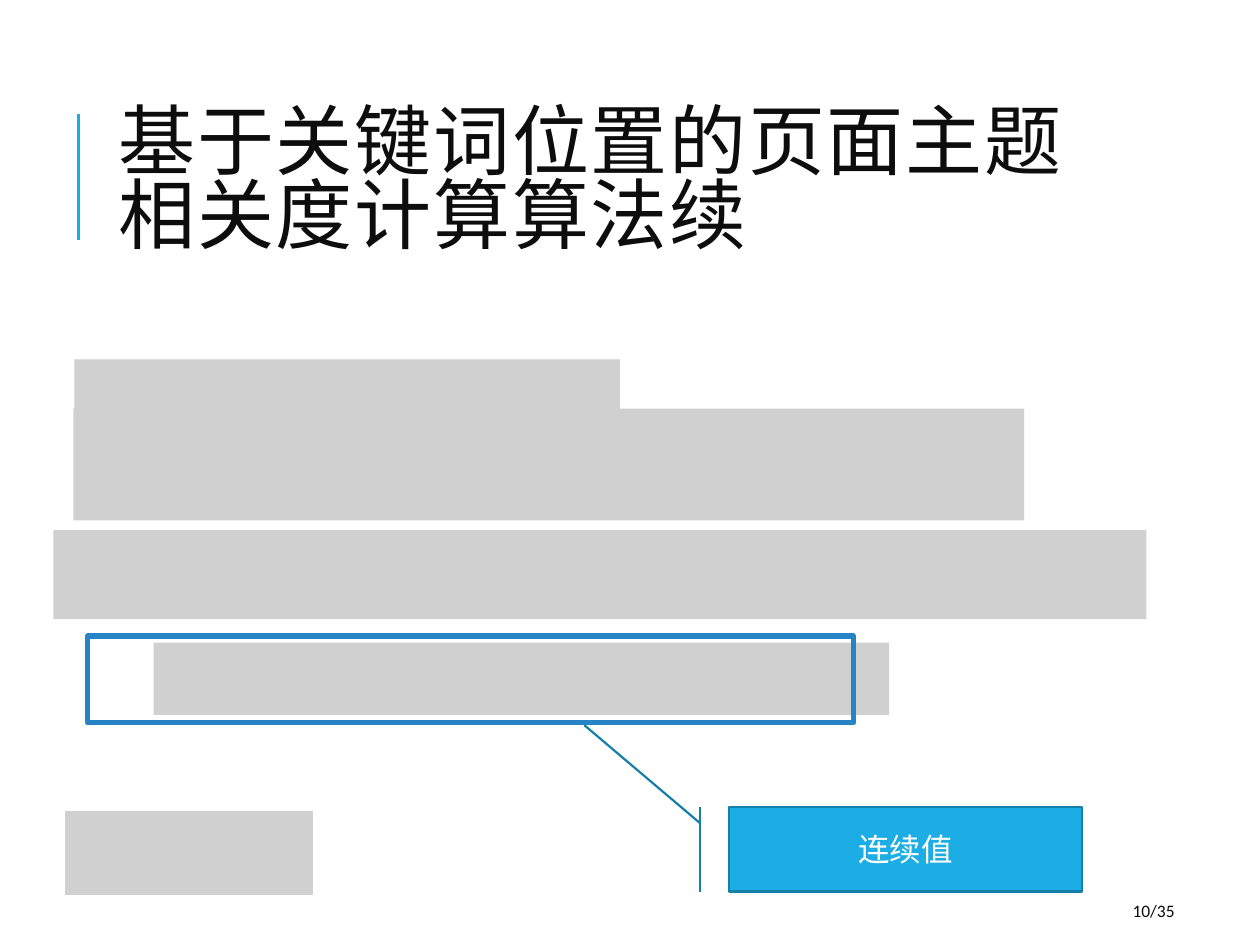
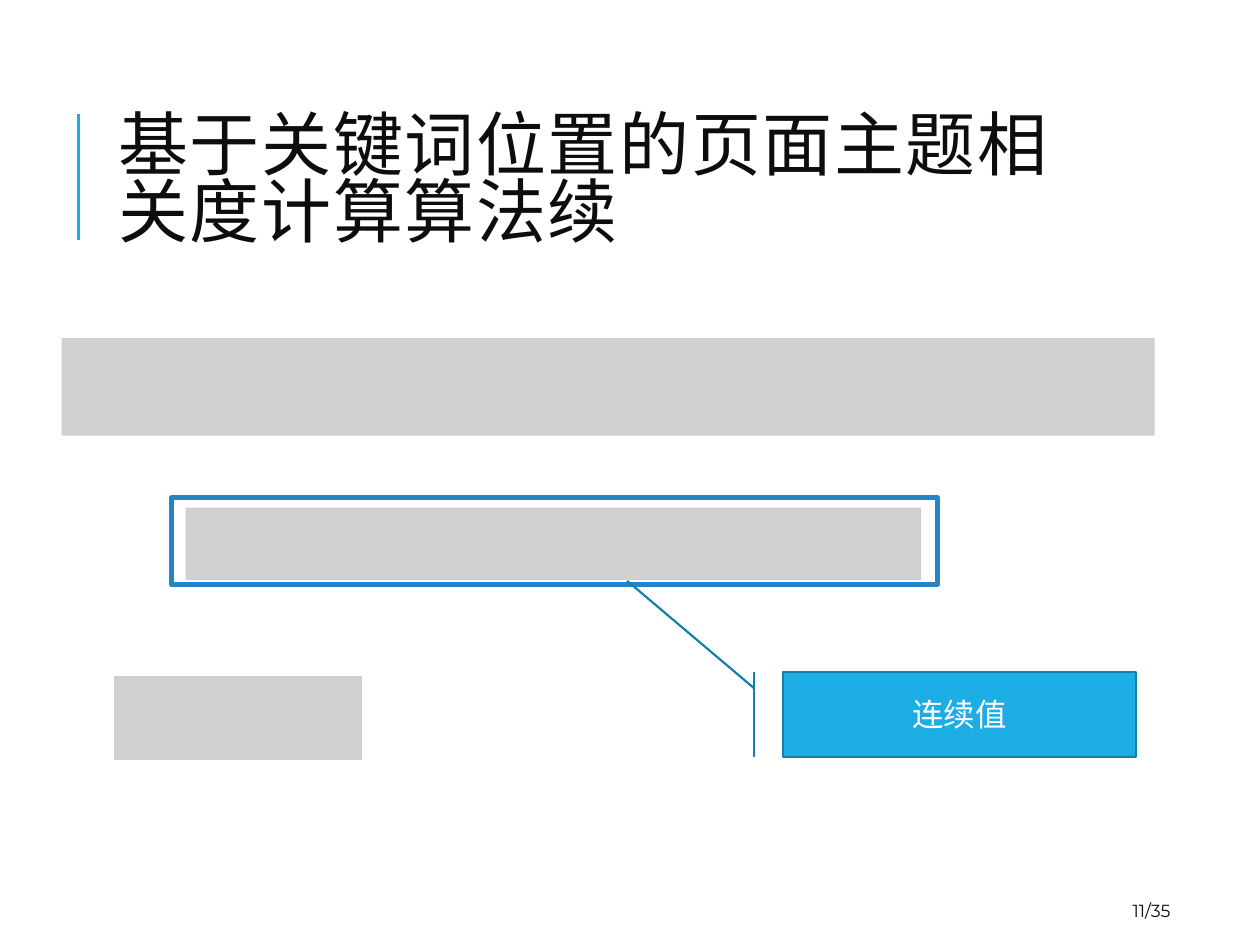
Before and after one commit to winniehajing/paper, a slide deck: slide 11 of 2012223040119-Defense-20150515-goahead.pptx (slide 10 before the commit). Drawn at 1260x945 pixels with LibreOffice and Linux fonts; fonts in the diff are those of the drawing; grey boxes stand for pictures. Boxes give left, top, right and bottom in pixels: in the first picture for what was removed or moved away, otherwise in the second. Text is boxed around its words. In the diff, an @@ line names an element or a change of style, - is before the commit and + after.

```diff
--- a/2012223040119-Defense-20150515-goahead.pptx
+++ b/2012223040119-Defense-20150515-goahead.pptx
@@ title "基于关键词位置的页面主题相关度计算算法续" at [118, 110, 1047, 243]: size 44 to 40 pt, font Calibri to Montserrat @@
@@ picture added at [62, 338, 1154, 435] @@
@@ picture removed at [74, 359, 620, 410] @@
@@ picture removed at [73, 408, 1024, 520] @@
@@ rectangle: place and size @@
-rectangle at [88, 636, 854, 723]
+rectangle at [171, 498, 937, 585]
@@ picture added at [185, 508, 921, 580] @@
@@ picture removed at [53, 530, 1145, 620] @@
@@ picture removed at [154, 643, 890, 714] @@
@@ picture added at [115, 675, 363, 760] @@
@@ accent border callout "连续值": place and size @@
-accent border callout "连续值" at [730, 808, 1082, 892]
+accent border callout "连续值" at [784, 672, 1137, 756]
@@ accent border callout "连续值" at [784, 672, 1137, 756]: font Calibri to Arial; proportions changed @@
@@ picture removed at [64, 811, 312, 896] @@
@@ page number at [1133, 902, 1171, 919]: text changed; font Calibri to Montserrat @@
-10/35
+11/35
```
Also in this commit, not shown: 27 other slides changed, 13 slides added, 3 slides removed, 2 other files.
